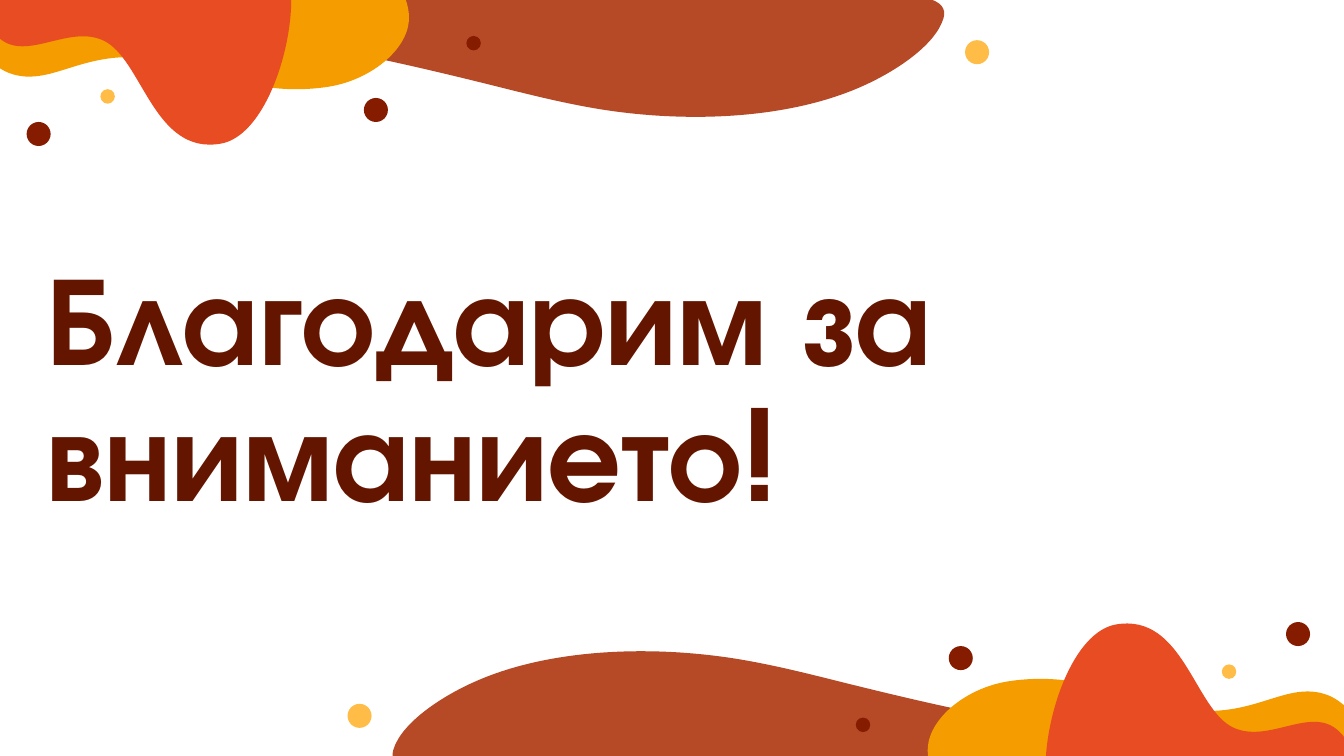
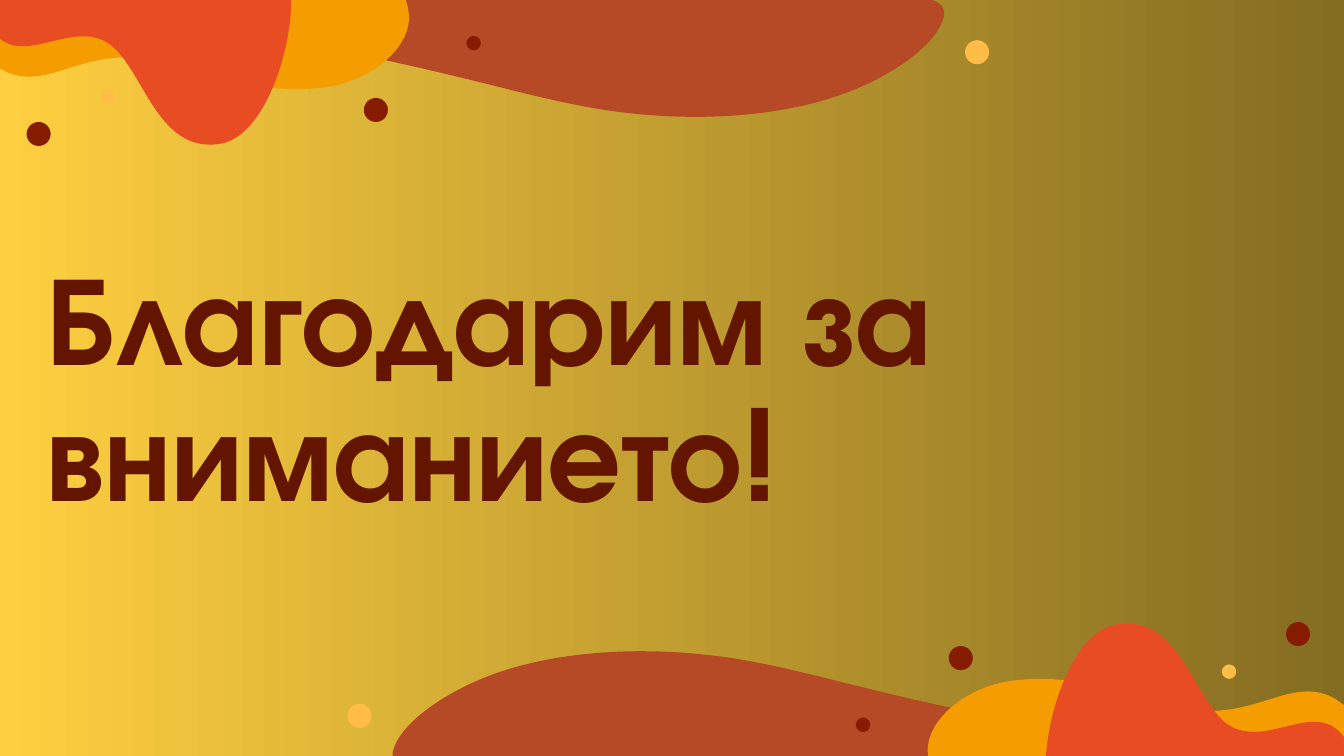
Before and after one commit to EGGeorgieva21/HOMELANDER, a slide deck: slide 8 of src/ResumeBuilder/presentationpptx.pptx (slide 10 before the commit). Drawn at 1344x756 pixels with LibreOffice and Linux fonts; fonts in the diff are those of the drawing. Boxes give left, top, right and bottom in pixels: in the first picture for what was removed or moved away, otherwise in the second. Text is boxed around its words. In the diff, an @@ line names an element or a change of style, - is before the commit and + after.

```diff
--- a/src/ResumeBuilder/presentationpptx.pptx
+++ b/src/ResumeBuilder/presentationpptx.pptx
@@ background #FFFFFF to gradient #FECF40 to #846C21 @@
```
Also in this commit, not shown: 7 other slides changed, 2 slides removed, 1 other file.
